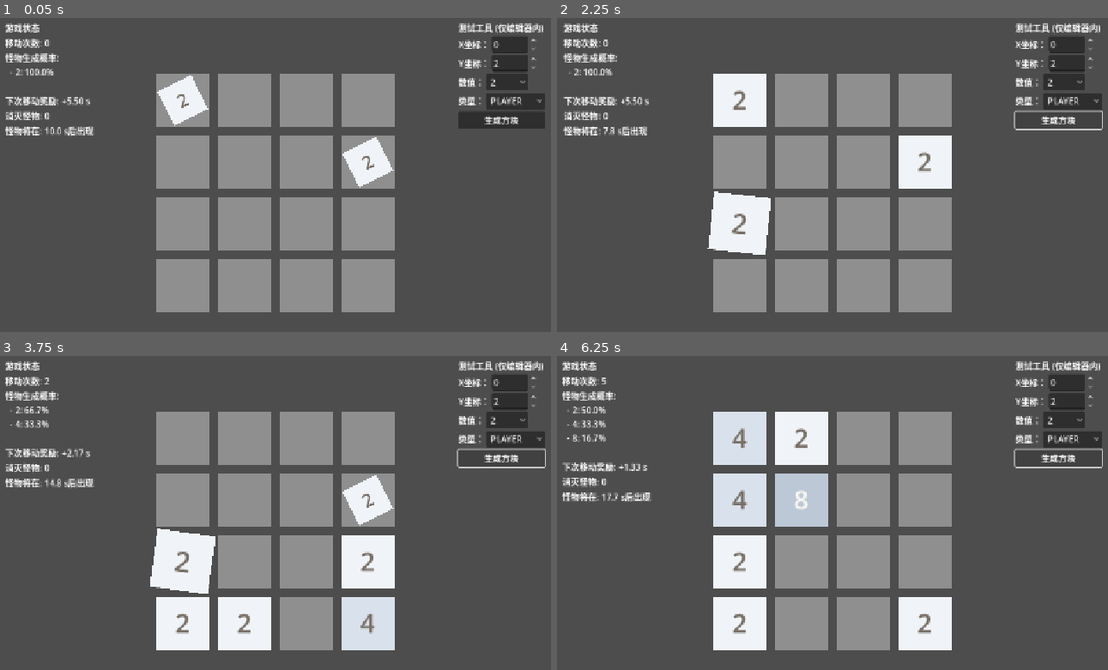
Above: before the commit, frames 1-4 (two rows, left to right).
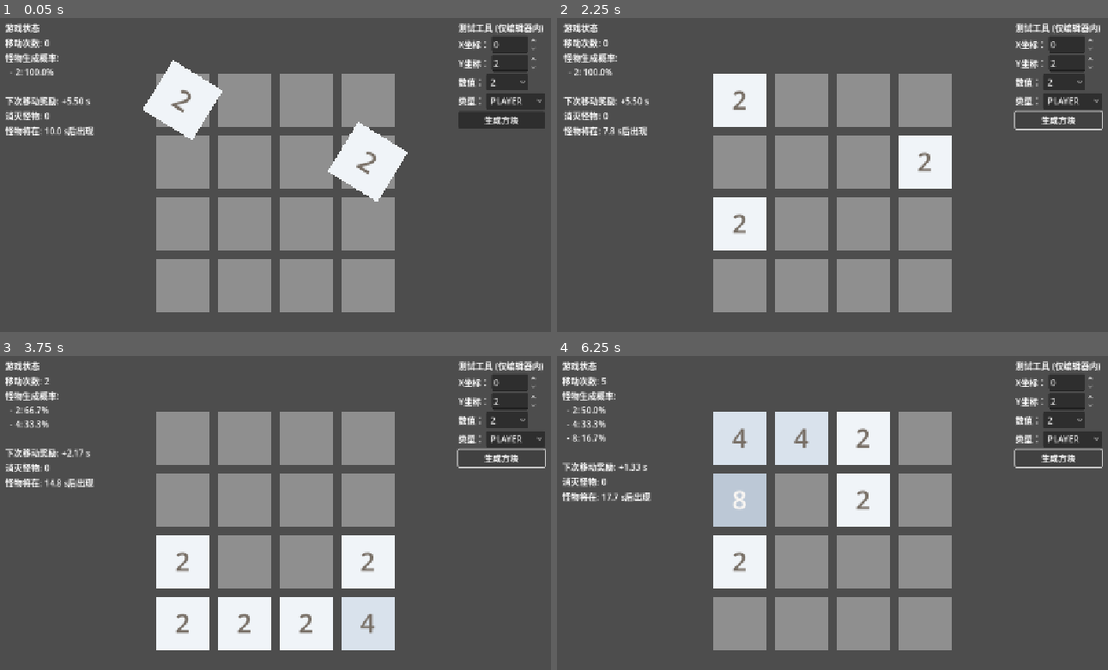
Above: after the commit, the same moments.

Repository: C76GN/2048-all-in-one
Game: Godot game, scene res://scenes/main.tscn
Same seed, same stepped clock (60 frames per second), same inputs: the game is played once before the commit and once after it.
Inputs:
- Up to frame 1 (0.05 s): no input
- Up to frame 2 (2.25 s): click "2" at 0.5 s; click "PLAYER" at 1.25 s; click "生成方块" at 2 s
- Up to frame 3 (3.75 s): tap Enter at 2.75 s; hold D (move_right) 2.78-3.53 s; tap Space at 3.5 s; hold S (move_down) from 3.53 s (still down)
- Up to frame 4 (6.25 s): tap Enter at 4.25, 5.75 s; release S (move_down) at 4.28 s; hold D (move_right) 4.28-5.03 s; tap Space at 5 s; hold W (move_up) 5.03-5.78 s; hold A (move_left) from 5.78 s (still down)

The runs differ from the first frame. In frame 1, 2.5% of the frame differs, in the area x 26-74%, y 13-59%; in frame 2, 0.3%; in frame 3, 2.9%; in frame 4, 9.8%, in the area x 28-72%, y 17-94%.

Commit message:
Refactor board logic and add tile merge animation
Simplifies game board state management by removing animation locking and streamlining move handling. Updates tile visuals to include a merge pulse animation when tiles combine, and adjusts spawn/move animation timings for smoother gameplay. Also adds .vscode/ to .gitignore.

Diff:
--- a/scripts/game_board.gd
+++ b/scripts/game_board.gd
@@ -5,17 +5,10 @@
 # 通过信号与主场景(Main.gd)进行通信，实现了逻辑与表现的分离。
 extends Control
 
-# 定义棋盘的状态
-enum State {READY, ANIMATING}
-# 存储当前状态
-var current_state = State.READY
-
 # --- 信号定义 ---
 
 # 当一次有效的移动（合并或战斗）成功执行后发出。
 signal move_made
-# 当玩家达到胜利条件时发出。
-signal game_won
 # 当游戏无法再进行下去时发出（棋盘已满且无任何可移动项）。
 signal game_lost
 # 当一个怪物被消灭时发出（无论是战斗胜利还是同归于尽）。
@@ -58,16 +51,12 @@
 	spawn_tile()
 	spawn_tile()
 
-
 # --- 公共接口 ---
 # 这些函数由外部节点（如 Main.gd）调用，以控制游戏流程。
 
 ## 根据给定的方向向量处理玩家的移动输入。
 ## @param direction: 一个 Vector2i，如 Vector2i.UP，代表移动方向。
 func handle_move(direction: Vector2i) -> void:
-	# 如果正在播放动画，则忽略任何新的输入
-	if current_state != State.READY:
-		return
 	var moved = false
 	# 为了简化处理，将所有方向的移动都转换为向“左”移动的逻辑。
 	var grid_copy_for_move = _get_rotated_grid(direction)
@@ -86,25 +75,12 @@
 
 	# 如果发生了有效移动，则更新棋盘状态。
 	if moved:
-		# 锁住输入，开始播放动画
-		current_state = State.ANIMATING
-		# 将处理后的网格旋转回原始方向。
+		# 立即更新数据模型
 		grid = _unrotate_grid(new_grid_after_move, direction)
-		var move_tweens = _update_board_visuals()
-
-		if not move_tweens.is_empty():
-			# 等待动画播放完毕。
-			await move_tweens[0].finished
-
+		# 立即启动所有视觉动画，这会中断任何正在进行的旧动画
+		_update_board_visuals()
 		spawn_tile()
-		# 发出信号，通知主场景移动已完成。
 		move_made.emit()
-		# 检查游戏是否结束。
-		_check_game_over()
-		# 所有操作都已完成，解锁准备接受下一次输入
-		current_state = State.READY
-	else:
-		# 即使没有移动，也需要检查游戏是否因为无法移动而结束。
 		_check_game_over()
 
 ## 在一个随机的空位上生成一个新的玩家方块（数值为2）。
@@ -115,9 +91,7 @@
 	var rng = RandomNumberGenerator.new()
 	rng.randomize()
 	var spawn_pos: Vector2i = empty_cells[rng.randi_range(0, empty_cells.size() - 1)]
-
 	var new_tile = TileScene.instantiate()
-
 	board_container.add_child(new_tile)
 	grid[spawn_pos.x][spawn_pos.y] = new_tile
 	# 先初始化，但不设置位置，动画会处理
@@ -262,7 +236,7 @@
 		var current_tile = slid_line[i]
 		# 检查是否存在下一个方块用于比较。
 		if i + 1 < slid_line.size():
-			var next_tile = slid_line[i+1]
+			var next_tile = slid_line[i + 1]
 
 			# 情况A: 两个方块类型相同（玩家 vs 玩家 或 怪物 vs 怪物）。
 			if current_tile.type == next_tile.type:
@@ -317,8 +291,7 @@
 	return [result_line, has_moved]
 
 ## 根据 `grid` 数组中的数据，更新场景中所有方块节点的实际位置。
-func _update_board_visuals() -> Array[Tween]:
-	var active_tweens: Array[Tween] = []
+func _update_board_visuals() -> void:
 	for x in GRID_SIZE:
 		for y in GRID_SIZE:
 			if grid[x][y] != null:
@@ -326,9 +299,7 @@
 				var new_pixel_pos = _grid_to_pixel_center(Vector2i(x, y))
 				# 如果方块不在目标位置，就为它创建一个移动动画
 				if tile.position != new_pixel_pos:
-					var move_tween = tile.animate_move(new_pixel_pos)
-					active_tweens.append(move_tween)
-	return active_tweens
+					tile.animate_move(new_pixel_pos)
 
 ## 将网格坐标转换为屏幕像素坐标（返回格子左上角）。
 func _grid_to_pixel_top_left(grid_pos: Vector2i) -> Vector2:
@@ -350,12 +321,12 @@
 				var current_tile = grid[x][y]
 				# 检查右侧相邻方块。
 				if x + 1 < GRID_SIZE:
-					var right_tile = grid[x+1][y]
+					var right_tile = grid[x + 1][y]
 					if right_tile != null and (current_tile.type != right_tile.type or current_tile.value == right_tile.value):
 						return
 				# 检查下方相邻方块。
 				if y + 1 < GRID_SIZE:
-					var down_tile = grid[x][y+1]
+					var down_tile = grid[x][y + 1]
 					if down_tile != null and (current_tile.type != down_tile.type or current_tile.value == down_tile.value):
 						return
 		# 如果遍历完所有方块都没有找到可移动的组合，则游戏失败。
--- a/scripts/main.gd
+++ b/scripts/main.gd
@@ -88,6 +88,7 @@
 		spawn_button.pressed.connect(_on_spawn_button_pressed)
 		# 动态填充数值下拉列表
 		var current_power_of_two = 2
+
 		while current_power_of_two <= 65536:
 			value_option_button.add_item(str(current_power_of_two))
 			current_power_of_two *= 2
@@ -142,7 +143,6 @@
 	var total_weight = 0
 	for w in weights:
 		total_weight += w
-
 	if total_weight == 0: return 2
 
 	# 执行加权随机选择。
@@ -185,19 +185,16 @@
 
 ## 统一更新左侧所有数据标签的显示内容。
 func _update_stats_display() -> void:
-	# 1. 更新移动次数
+	# 更新移动次数
 	move_count_label.text = "移动次数: %d" % move_count
-
-	# 2. 更新消灭怪物数量
+	# 更新消灭怪物数量
 	killed_count_label.text = "消灭怪物: %d" % monsters_killed
-
-	# 3. 更新下一次移动奖励时间
+	# 更新下一次移动奖励时间
 	# “下次移动”的计数应该是当前的移动次数加一
 	var next_move_count = move_count + 1
 	var next_move_bonus = MIN_TIME_BONUS + TIME_BONUS_DECAY_FACTOR / next_move_count
 	time_bonus_label.text = "下次移动奖励: +%.2f s" % next_move_bonus
-
-	# 4. 更新怪物生成概率
+	# 更新怪物生成概率
 	var spawn_info_text = "怪物生成概率:\n"
 	var spawn_pool = _get_monster_spawn_pool()
 	var possible_values = spawn_pool["values"]
--- a/scripts/tile.gd
+++ b/scripts/tile.gd
@@ -48,7 +48,6 @@
 # 方块当前的类型，默认为玩家方块。
 var type: TileType = TileType.PLAYER
 
-
 # --- 公共接口 ---
 
 ## 初始化或更新方块的状态和外观。
@@ -56,23 +55,29 @@
 ## @param new_value: 方块的新数值。
 ## @param new_type: 方块的新类型 (PLAYER 或 MONSTER)。
 func setup(new_value: int, new_type: TileType) -> void:
+	var old_value = self.value
 	self.value = new_value
 	self.type = new_type
 	_update_visuals()
 
+	# 如果方块的数值变大了（意味着它刚刚合并了别的方块），就播放合并动画
+	if new_value > old_value and old_value != 0:
+		animate_merge()
+
 # --- 视觉更新辅助函数 ---
 # 将所有更新外观的代码（颜色、文本）集中到这里，方便复用。
 func _update_visuals() -> void:
-	# 步骤 1: 更新显示的文本。
+	# 更新显示的文本。
 	value_label.text = str(int(value))
+	# 根据方块类型选择对应的颜色映射表。
+	var current_color_map = PLAYER_COLOR_MAP
 
-	# 步骤 2: 根据方块类型选择对应的颜色映射表。
-	var current_color_map = PLAYER_COLOR_MAP
 	if type == TileType.MONSTER:
 		current_color_map = MONSTER_COLOR_MAP
 
-	# 步骤 3: 设置背景颜色。
+	# 设置背景颜色。
 	var color_key = value
+
 	# 如果数值超过了我们定义的最大值，就统一使用最大值的颜色。
 	if color_key > 65536:
 		color_key = 65536
@@ -84,7 +89,7 @@
 	else:
 		background.color = current_color_map[65536]
 
-	# 步骤 4: 优化文本颜色可读性。
+	# 优化文本颜色可读性。
 	# 对于数值较小的方块，使用深色字体。
 	if value <= 4:
 		value_label.add_theme_color_override("font_color", Color("776e65"))
@@ -92,11 +97,10 @@
 	else:
 		value_label.add_theme_color_override("font_color", Color("f9f6f2"))
 
-	# 步骤5：动态字体大小计算逻辑
+	# 动态字体大小计算逻辑
 	# 始终以 BASE_FONT_SIZE 作为计算的起点
 	var new_font_size = BASE_FONT_SIZE
 	var available_width = background.size.x - (HORIZONTAL_PADDING * 2)
-
 	var font = value_label.get_theme_font("font")
 	# 使用基础字号来测量文本宽度
 	var text_width = font.get_string_size(value_label.text, HORIZONTAL_ALIGNMENT_CENTER, -1, BASE_FONT_SIZE).x
@@ -114,19 +118,24 @@
 # 常规生成动画（从小旋转放大）
 func animate_spawn():
 	scale = Vector2.ZERO
-	rotation_degrees = -90
-
+	rotation_degrees = -360
 	var tween = create_tween()
 	tween.set_parallel(true)
 	tween.set_trans(Tween.TRANS_BACK).set_ease(Tween.EASE_OUT)
-
-	tween.tween_property(self, "scale", Vector2.ONE, 0.25)
-	tween.tween_property(self, "rotation_degrees", 0, 0.25)
-
+	tween.tween_property(self, "scale", Vector2.ONE, 0.1)
+	tween.tween_property(self, "rotation_degrees", 0, 0.1)
 
 # 移动动画
 func animate_move(new_position: Vector2):
 	var tween = create_tween()
 	tween.set_trans(Tween.TRANS_SINE).set_ease(Tween.EASE_OUT)
-	tween.tween_property(self, "position", new_position, 0.15)
+	tween.tween_property(self, "position", new_position, 0.1)
 	return tween
+
+# 合并时的脉冲动画
+func animate_merge():
+	var tween = create_tween()
+	tween.set_trans(Tween.TRANS_BACK).set_ease(Tween.EASE_OUT)
+	# 链式调用：先放大，完成后再缩小回正常大小
+	tween.tween_property(self, "scale", Vector2.ONE * 0.5, 0.1)
+	tween.tween_property(self, "scale", Vector2.ONE, 0.1)
Not shown, changed: .gitignore
